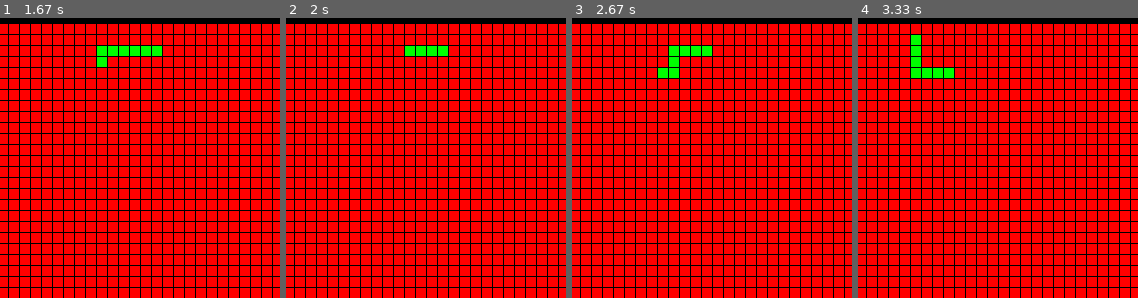
Above: before the commit, frames 1-4 (left to right).
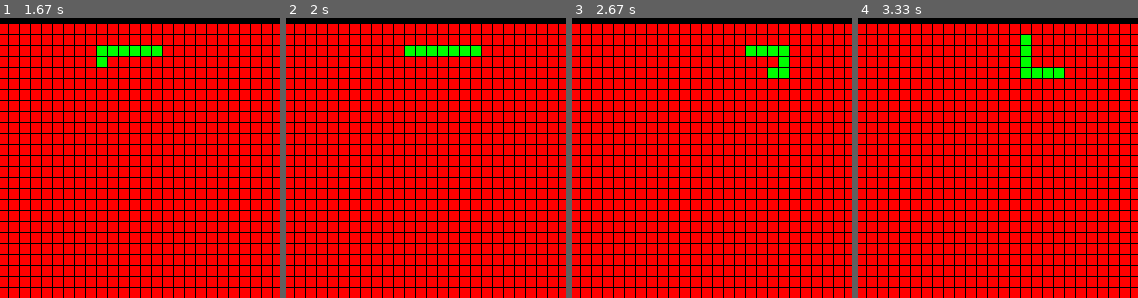
Above: after the commit, the same moments.

Repository: ClementineAccount/SnakePygame
Game: pygame game, started from main.py
Same seed, same stepped clock (60 frames per second), same inputs: the game is played once before the commit and once after it.
Inputs:
- Up to frame 1 (1.67 s): hold Right 0.33-0.8 s; hold Up 0.83-1.13 s; hold Right 1.17-1.63 s
- Up to frame 2 (2 s): hold Left from 1.67 s (still down)
- Up to frame 3 (2.67 s): release Left at 2.2 s; hold Down 2.23-2.53 s; hold Left from 2.57 s (still down)
- Up to frame 4 (3.33 s): release Left at 2.97 s; hold Up from 3 s (still down)
The pictures show only the part of the screen within x 3-53%, y 0-50%; the shares and areas given below are measured in that part.

Frame 1 is identical in both runs. In frame 2, 0.4% of the frame differs, in the area x 58-70%, y 10-14%; in frame 3, 1.8%, in the area x 30-78%, y 10-22%; in frame 4, 1.8%.

Commit message:
Set snake to not go inside itself

Diff:
--- a/Snake.py
+++ b/Snake.py
@@ -82,8 +82,11 @@
 
 
     def setDir(self, dirX, dirY):
-        self.dirX = dirX
-        self.dirY = dirY
+        #Reject directional sets that go 'inside' of itself
+        if self.dirX is not -dirX:
+            self.dirX = dirX
+        if self.dirY is not -dirY:
+            self.dirY = dirY
 
     def move(self):
 
@@ -147,6 +150,7 @@
 
 
     def setSnakeDirection(self, dirX, dirY):
+
         self.snake.setDir(dirX, dirY)
 
     def updateTick(self):
--- a/main.py
+++ b/main.py
@@ -74,11 +74,11 @@
 
     if keys[pygame.K_DOWN]:
         snakeController.setSnakeDirection(0, 1)
-    if keys[pygame.K_UP]:
+    elif keys[pygame.K_UP]:
         snakeController.setSnakeDirection(0, -1)
-    if keys[pygame.K_LEFT]:
+    elif keys[pygame.K_LEFT]:
         snakeController.setSnakeDirection(-1, 0)
-    if keys[pygame.K_RIGHT]:
+    elif keys[pygame.K_RIGHT]:
         snakeController.setSnakeDirection(1, 0)
 
 
